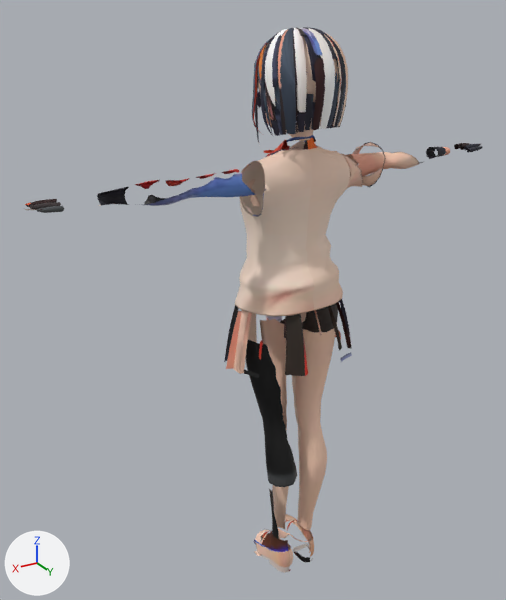
The glTF model public/models/kotone.glb: old version first, new version second.
Camera for both pictures: a 50 mm camera at (1.022, 1.489, 1.679) aimed at (0.078, -0.083, 0.893). The lights are fixed; the arrows at lower left show +X, +Y and +Z. The picture after the commit comes second. Vertices at exactly the same position are counted once.

The older version as bpy lines, for what is in view:
```python
me_body = bpy.data.meshes.new('Body')
me_body.from_pydata(...)  # 9545 vertices, 13878 faces; spans x -0.69..0.69, y -0.14..0.15, z 0.0..1.62
me_body.materials.append(mat_vroid_atlas)
ob_body = bpy.data.objects.new('Body', me_body)
ob_body.location = (0.0, 0.0, 0.0)
```
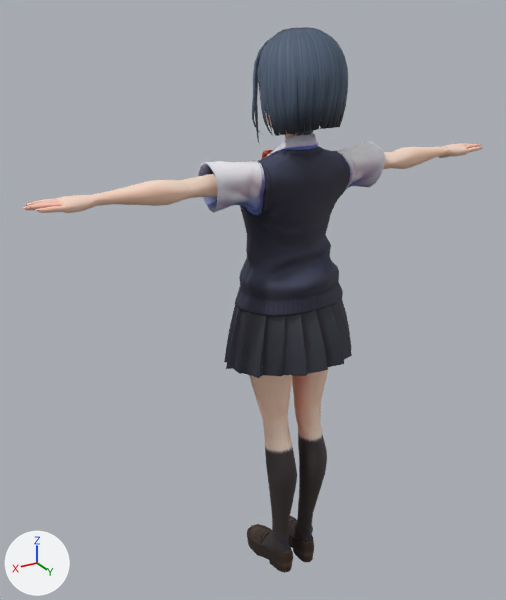
Changed parts and their boxes (x1, y1, x2, y2) in the pictures (506 x 600 px; the box of a moved part takes in the faces that stretch with it):
'Body', reshaped: before (25, 27, 483, 573); after (23, 27, 483, 573)
part 1 of me_body, moved or reshaped: before (241, 40, 341, 318); after (262, 27, 344, 318)
part 2 of me_body, moved or reshaped: before (436, 143, 470, 154); after (414, 143, 483, 158)
part 3 of me_body, moved or reshaped (mostly hidden before): before (28, 199, 50, 207); after (27, 184, 160, 212)
part 4 of me_body, reshaped: before (283, 400, 301, 432); after (294, 400, 301, 431)
part 5 of me_body, surface changed: (25, 27, 482, 573) in both

What changed in the scene script:
```text
Change me_body:
    used by ob_body; location = (0.0, 0.0, 0.0)
    remove me_body.from_pydata(...)  # 9545 vertices, 13878 faces; spans x -0.69..0.69, y -0.14..0.15, z 0.0..1.62
    add me_body.from_pydata(...)  # 9606 vertices, 13989 faces; spans x -0.69..0.69, y -0.14..0.15, z 0.0..1.62
    me_body part 1: 54 vertices moved within x -0.1..0.11, y -0.08..0.12, z 1.35..1.61; 29 vertices removed from x -0.14..0.1, y -0.12..0.12, z 0.83..1.61; 68 vertices added at x -0.17..0.12, y -0.12..0.12, z 0.82..1.61
    me_body part 2: 6 vertices moved within x -0.62..-0.6, y -0.1..-0.03, z 1.25..1.26; 3 vertices removed from x -0.65..-0.49, y -0.05..0.01, z 1.26..1.27; 10 vertices added at x -0.67..-0.45, y -0.09..0.02, z 1.25..1.28
    me_body part 3: 5 vertices moved within x 0.6..0.66, y -0.09..-0.03, z 1.25..1.26; 3 vertices removed from x 0.49..0.65, y -0.05..0.01, z 1.26..1.27; 10 vertices added at x 0.45..0.67, y -0.09..0.02, z 1.25..1.28
    me_body part 4: 2 vertices moved within x -0.04..0.04, y -0.03, z 0.53; 2 vertices removed from x -0.03..0.03, y 0.0, z 0.51; 8 vertices added at x -0.04..0.04, y -0.03..0.01, z 0.5..0.55
    me_body part 5: 13033 kept faces spanning x -0.69..0.69, y -0.14..0.15, z 0.0..1.62 get new texture (UV) coordinates
    other edits to the shape of me_body do not show in these pictures
```
